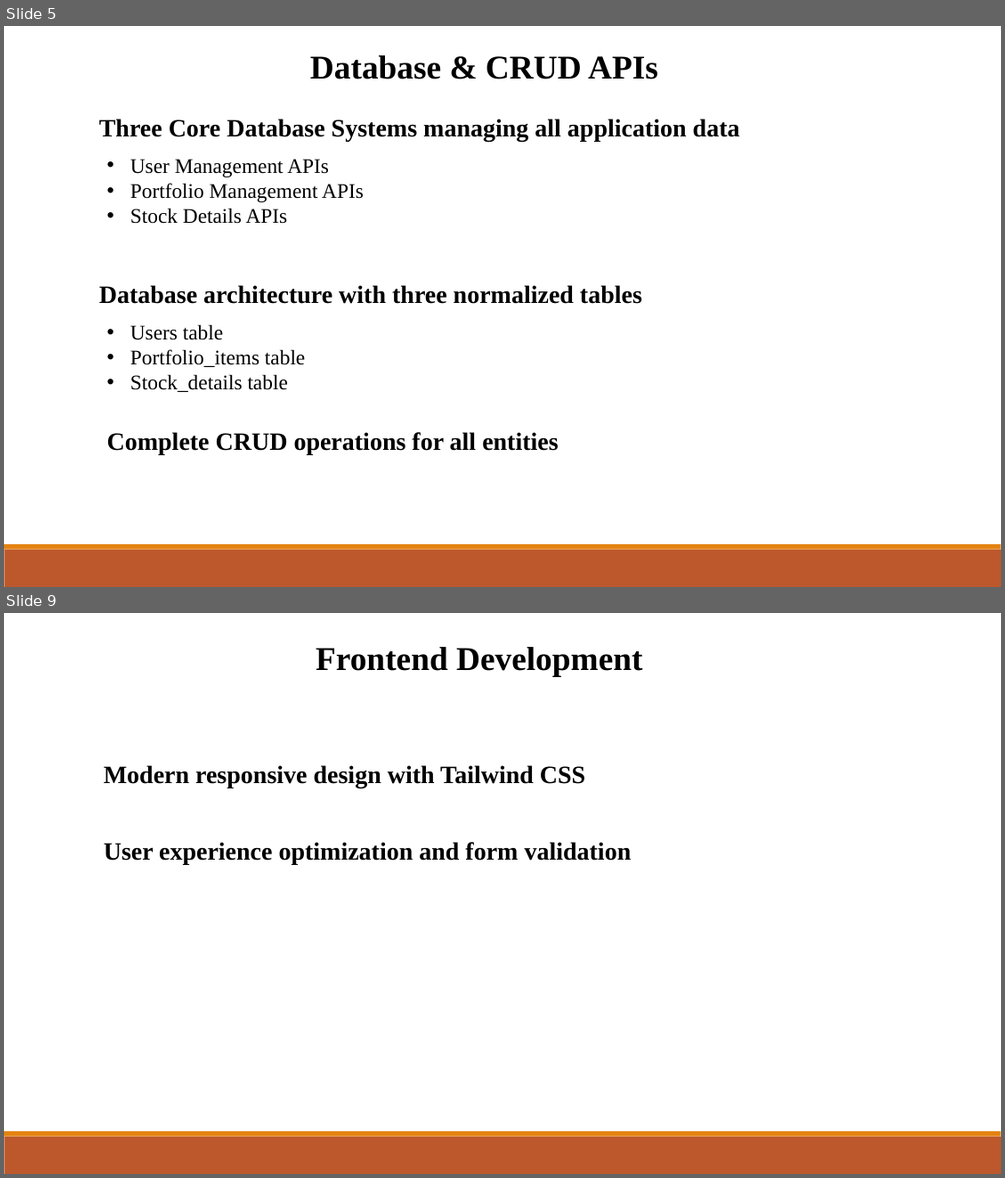
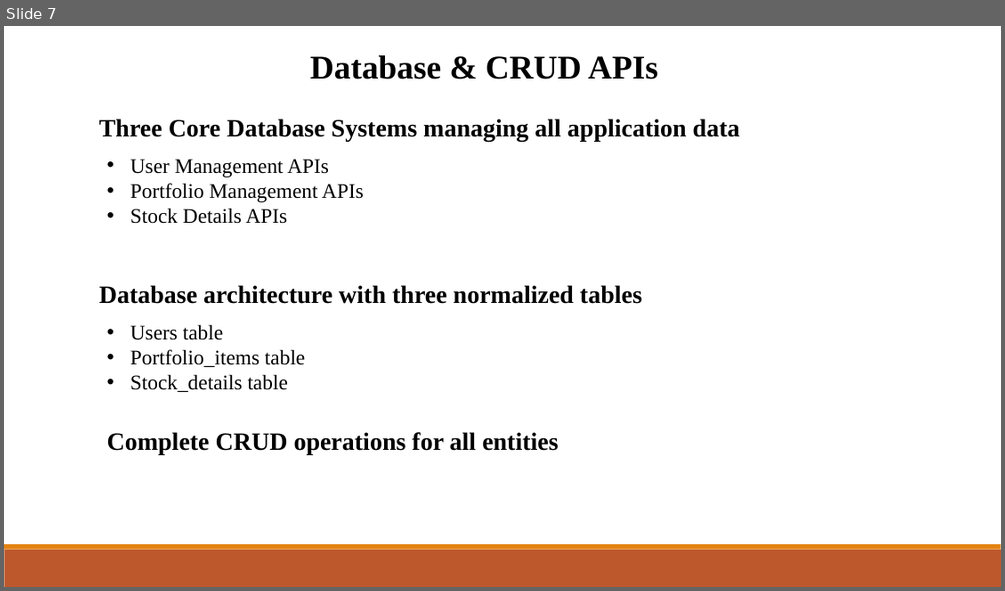
Before and after one commit to mimanchiou/seven, a slide deck: Final_ppt.pptx. Shown one above the other, each under a label of ours: slides 5 and 9 before the commit, slide 7 after it; the slides between them are not shown. The pictures are 1005x1178 and 1005x591 pixels, drawn with LibreOffice and Linux fonts; fonts in the diff are those of the drawing. Boxes give left, top, right and bottom in pixels: in the first picture for what was removed or moved away, otherwise in the second. Text is boxed around its words. In the diff, an @@ line names an element or a change of style, - is before the commit and + after.

```diff
--- a/Final_ppt.pptx
+++ b/Final_ppt.pptx
@@ slide 9 removed at bbox=[4, 613, 1001, 1174], background #FFFFFF; not listed: 2 template elements that a slide beside it also shows @@
@@ text removed at bbox=[316, 647, 642, 676] @@
-Frontend Development
@@ text removed at bbox=[104, 765, 585, 788] @@
-Modern responsive design with Tailwind CSS
@@ text removed at bbox=[104, 842, 631, 864] @@
-User experience optimization and form validation
@@ what was slide 5 is now slide 7 @@
```
Also in this commit, not shown: 4 slides changed, 12 slides added, 9 other slides removed.
